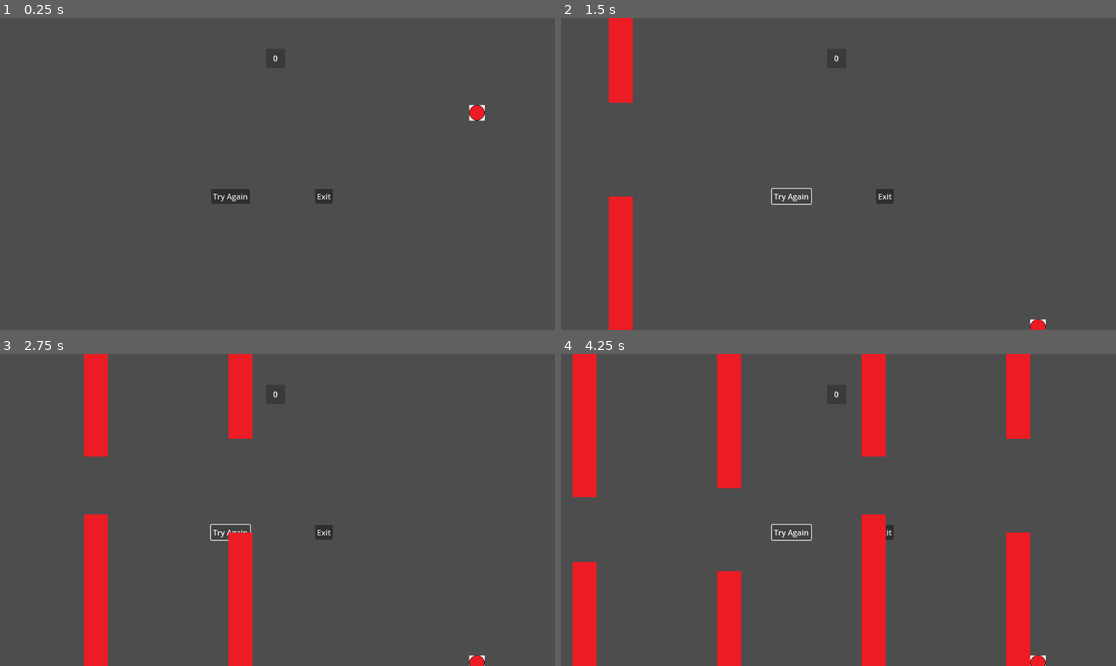
Above: before the commit, frames 1-4 (two rows, left to right).
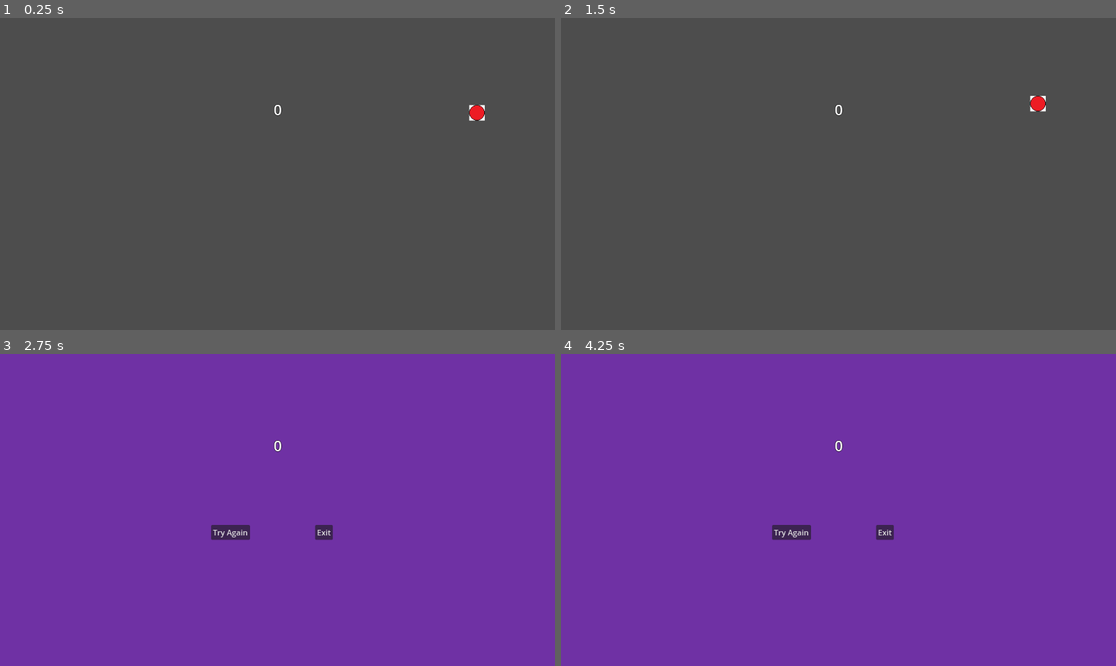
Above: after the commit, the same moments.

Repository: cabranca/Flappy-Bird
Game: Godot game, scene res://scenes/main.tscn
The game is run twice, just before and just after one commit, with the same random seed, the same clock (stepped at 60 frames per second) and the same inputs.
Inputs (mouse positions are in pixels of both pictures, inside the frame that each line leads up to):
- Up to frame 1 (0.25 s): no input
- Up to frame 2 (1.5 s): click (794, 195) at 0.5 s, where only the run before the commit has a clickable "Try Again"; click "Try Again" at 1.25 s
- Up to frame 3 (2.75 s): click (233, 531) at 2 s, where only the run before the commit has a clickable "Try Again"
- Up to frame 4 (4.25 s): tap Enter (ui_accept) at 2.75, 3.02, 3.77 s

The runs differ from the first frame. In frame 1, 0.5% of the frame differs, in the area x 38-60%, y 12-60%; in frame 2, 3.7%; in frame 3, 100%, in the area x 0-100%, y 0-100%; in frame 4, 100%.

Commit message:
Polished the game over

Diff:
--- a/project.godot
+++ b/project.godot
@@ -14,3 +14,7 @@
 run/main_scene="res://scenes/main.tscn"
 config/features=PackedStringArray("4.1", "Forward Plus")
 config/icon="res://icon.svg"
+
+[autoload]
+
+GlobalVariables="*res://scripts/global_variables.gd"
--- a/scenes/main.tscn
+++ b/scenes/main.tscn
@@ -11,6 +11,12 @@
 [sub_resource type="SegmentShape2D" id="SegmentShape2D_50a1q"]
 a = Vector2(1152, 0)
 b = Vector2(0, 0)
+
+[sub_resource type="LabelSettings" id="LabelSettings_b8fk5"]
+font_size = 30
+shadow_size = 3
+shadow_color = Color(0, 0, 0, 1)
+shadow_offset = Vector2(0, 0)
 
 [node name="Main" type="Node2D"]
 script = ExtResource("1_f85ub")
@@ -34,13 +40,25 @@
 [node name="Timer" type="Timer" parent="."]
 
 [node name="UI" type="Control" parent="."]
+z_index = 1
 layout_mode = 3
 anchors_preset = 0
 offset_right = 1152.0
 offset_bottom = 648.0
 pivot_offset = Vector2(576, 324)
 
+[node name="GameOverBG" type="ColorRect" parent="UI"]
+visible = false
+layout_mode = 1
+anchors_preset = 15
+anchor_right = 1.0
+anchor_bottom = 1.0
+grow_horizontal = 2
+grow_vertical = 2
+color = Color(0.454902, 0.176471, 0.690196, 0.882353)
+
 [node name="ButtonsContainer" type="BoxContainer" parent="UI"]
+visible = false
 layout_mode = 2
 offset_left = 384.0
 offset_top = 176.0
@@ -61,31 +79,22 @@
 size_flags_vertical = 4
 text = "Exit"
 
-[node name="ColorRect" type="ColorRect" parent="UI"]
-layout_mode = 2
-offset_left = 552.0
-offset_top = 64.0
-offset_right = 592.0
-offset_bottom = 104.0
-size_flags_horizontal = 3
-color = Color(0, 0, 0, 0.247059)
-
-[node name="ScoreContainer" type="BoxContainer" parent="UI"]
+[node name="Score" type="Label" parent="UI"]
 layout_mode = 1
 anchors_preset = 5
 anchor_left = 0.5
 anchor_right = 0.5
-offset_left = -24.0
-offset_top = 64.0
-offset_right = 16.0
-offset_bottom = 104.0
+offset_left = -8.0
+offset_top = 168.0
+offset_right = 9.0
+offset_bottom = 213.0
 grow_horizontal = 2
-
-[node name="Score" type="Label" parent="UI/ScoreContainer"]
-layout_mode = 2
-size_flags_horizontal = 6
+size_flags_horizontal = 4
 text = "0"
+label_settings = SubResource("LabelSettings_b8fk5")
 horizontal_alignment = 1
 vertical_alignment = 1
 
 [connection signal="timeout" from="Timer" to="." method="_on_timer_timeout"]
+[connection signal="pressed" from="UI/ButtonsContainer/RestartButton" to="." method="_on_restart"]
+[connection signal="pressed" from="UI/ButtonsContainer/ExitButton" to="." method="_on_exit"]
--- a/scenes/obstacle.tscn
+++ b/scenes/obstacle.tscn
@@ -6,7 +6,7 @@
 [sub_resource type="RectangleShape2D" id="RectangleShape2D_nqqdv"]
 size = Vector2(50, 250)
 
-[node name="Obstacle" type="Area2D"]
+[node name="Obstacle" type="Area2D" groups=["Obstacle"]]
 scale = Vector2(1, 1.5)
 script = ExtResource("1_sn0r1")
 
--- /dev/null
+++ b/scripts/global_variables.gd
@@ -0,0 +1,4 @@
+extends Node
+
+const MC_POSITION = Vector2(990, 160)
+var score = 0
--- a/scripts/main.gd
+++ b/scripts/main.gd
@@ -3,7 +3,6 @@
 @export var mcScene : PackedScene
 @export var obstacleScene : PackedScene
 
-const PLAYER_POSITION = Vector2(990, 160)
 const OBSTACLE_X_POSITION = 0
 
 var difficulty = 1
@@ -22,7 +21,8 @@
 
 func init_mc():
 	var mc = mcScene.instantiate()
-	mc.position = PLAYER_POSITION
+	mc.position = GlobalVariables.MC_POSITION
+	mc.game_over.connect(on_game_over)
 	add_child(mc)
 
 
@@ -36,10 +36,10 @@
 	var viewportHeight = ProjectSettings.get_setting("display/window/size/viewport_height")
 
 	var firstObstacleYPos = viewportHeight / 2 - distanceToCenter + offset
-	init_obstacle(firstObstacleYPos)
+	init_obstacle(firstObstacleYPos, true)
 
 	var secondObstacleYPos = viewportHeight / 2 + distanceToCenter + offset
-	init_obstacle(secondObstacleYPos)
+	init_obstacle(secondObstacleYPos, false)
 
 
 func generateObstaclesDistance():
@@ -58,7 +58,28 @@
 	seed -= 64 # Translate the range
 	return seed
 
-func init_obstacle(yPosition):
+func init_obstacle(yPosition, connectSignal):
 	var obstacle = obstacleScene.instantiate()
 	obstacle.position = Vector2(OBSTACLE_X_POSITION, yPosition)
+	if connectSignal:
+		obstacle.on_scored.connect(on_scored)
 	add_child(obstacle)
+
+
+func on_scored():
+	GlobalVariables.score += 1
+	$UI/Score.text = str(GlobalVariables.score)
+
+func on_game_over():
+	$Timer.stop()
+	get_tree().call_group("Obstacle", "queue_free")
+	$UI/ButtonsContainer.visible = true
+	$UI/GameOverBG.visible = true
+
+
+func _on_restart():
+	get_tree().reload_current_scene()
+
+
+func _on_exit():
+	get_tree().quit()
--- a/scripts/mc.gd
+++ b/scripts/mc.gd
@@ -1,4 +1,6 @@
 extends Area2D
+
+signal game_over
 
 const JUMP_VELOCITY = -300.0
 const GRAVITY = 1200.0
@@ -24,3 +26,5 @@
 
 func _on_area_entered(_area):
 	collided = true
+	game_over.emit()
+	queue_free()
--- a/scripts/obstacle.gd
+++ b/scripts/obstacle.gd
@@ -1,6 +1,10 @@
 extends Area2D
 
+signal on_scored
+
 const SPEED = 300
+
+var scored = false
 
 # Called when the node enters the scene tree for the first time.
 func _ready():
@@ -13,6 +17,9 @@
 
 # Called every frame. 'delta' is the elapsed time since the previous frame.
 func _process(delta):
+	if not scored and position.x > GlobalVariables.MC_POSITION.x:
+		scored = true
+		on_scored.emit()
 	position.x += SPEED * delta
 
 
Not shown: 1 places in scenes/main.tscn that only renumber resources
